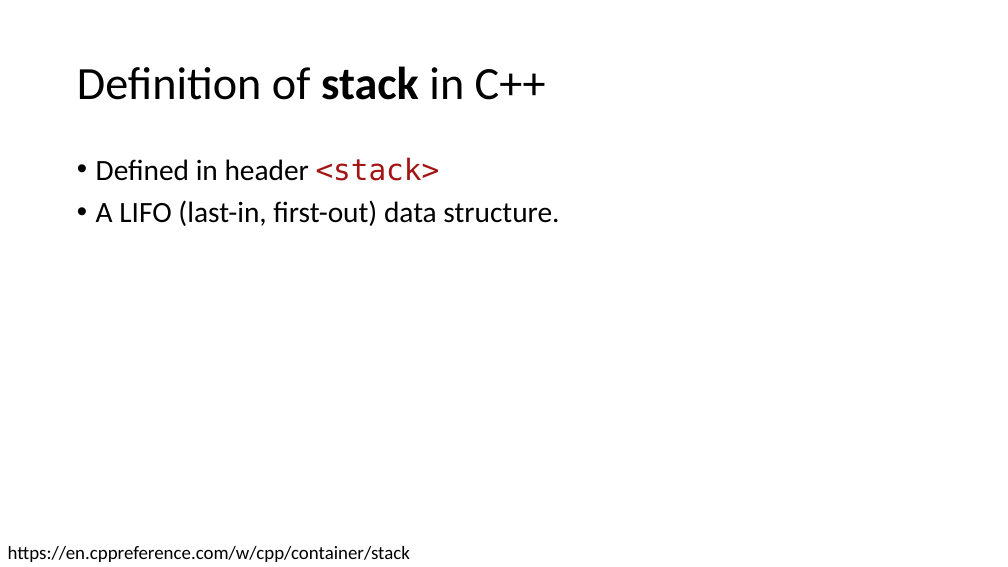
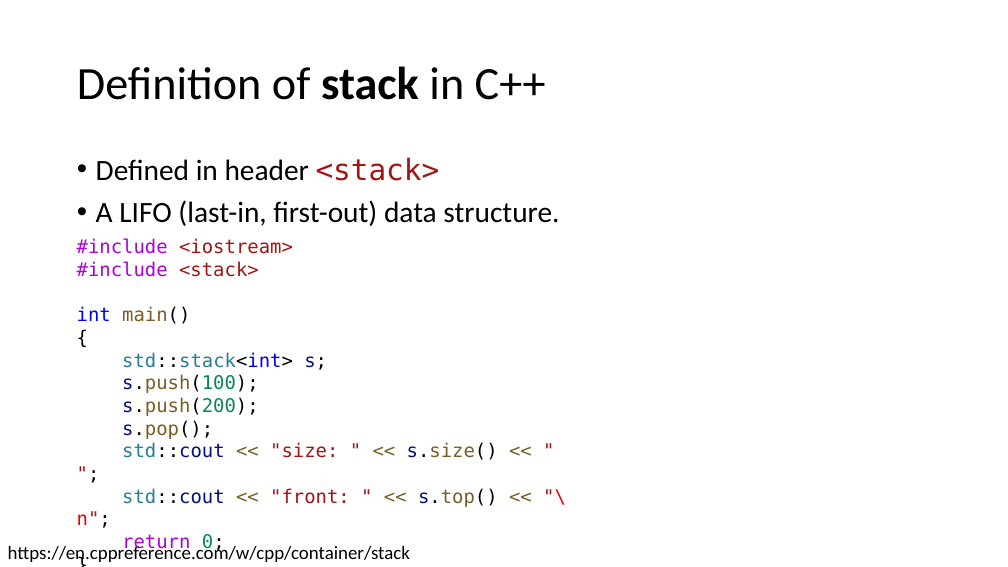
Before and after one commit to CNOCycle/cpp_tutorial, a slide deck: slide 15 of 13-data_structure/00-data_structure.pptx. Drawn at 1008x567 pixels with LibreOffice and Linux fonts; fonts in the diff are those of the drawing. Boxes give left, top, right and bottom in pixels: in the first picture for what was removed or moved away, otherwise in the second. Text is boxed around its words. In the diff, an @@ line names an element or a change of style, - is before the commit and + after.

```diff
--- a/13-data_structure/00-data_structure.pptx
+++ b/13-data_structure/00-data_structure.pptx
@@ text added at [77,238,498,528], 18 pt, text #A31515 @@
+#include <iostream>
+#include <stack>
+int main()
+{
+std::stack<int> s;
+s.push(100);
+s.push(200);
+s.pop();
+std::cout << "size: " << s.size() << " ";
+std::cout << "front: " << s.top() << "\n";
+return 0;
+}
```
Also in this commit, not shown: 2 other slides changed, 4 other files.
